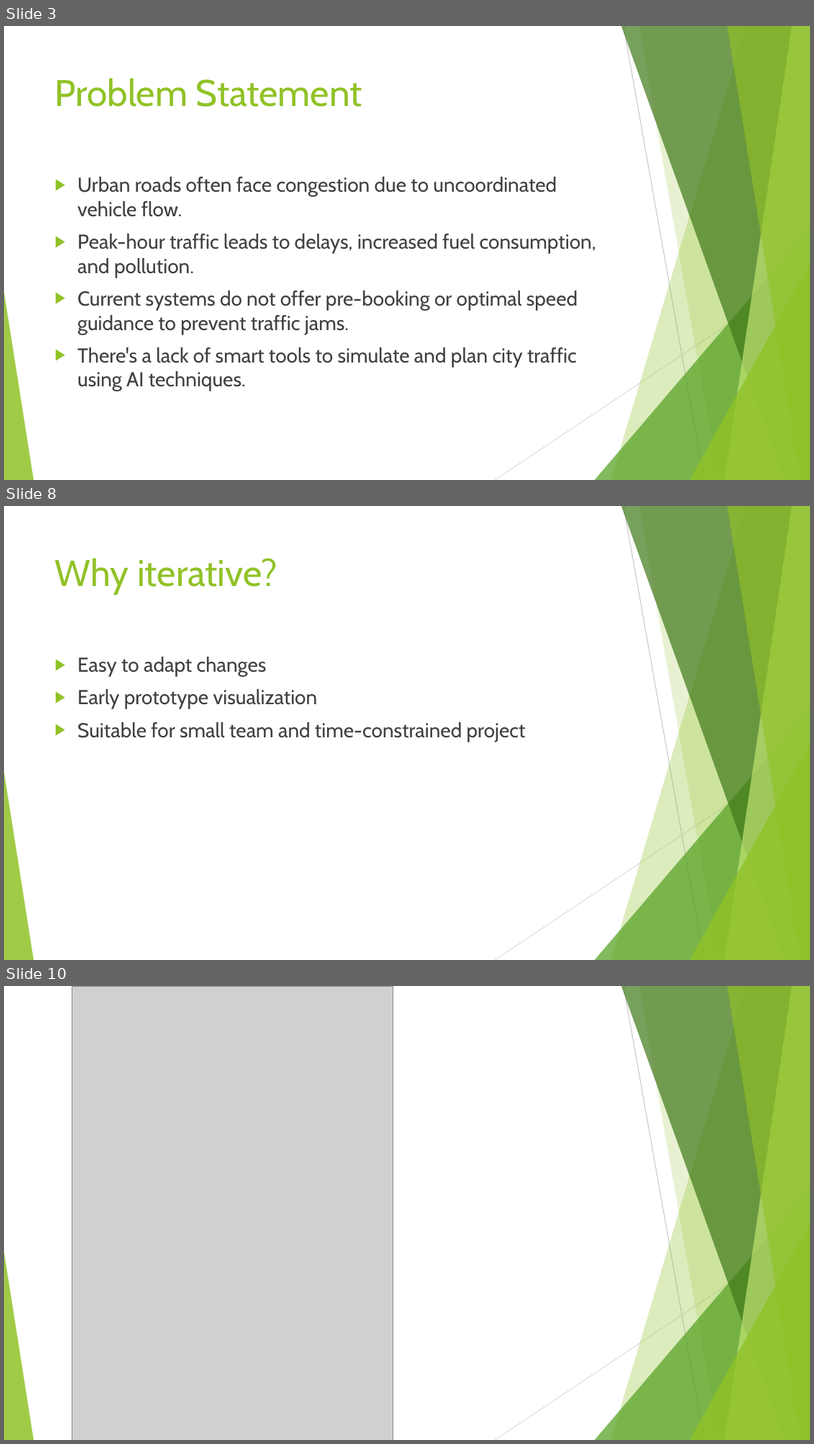
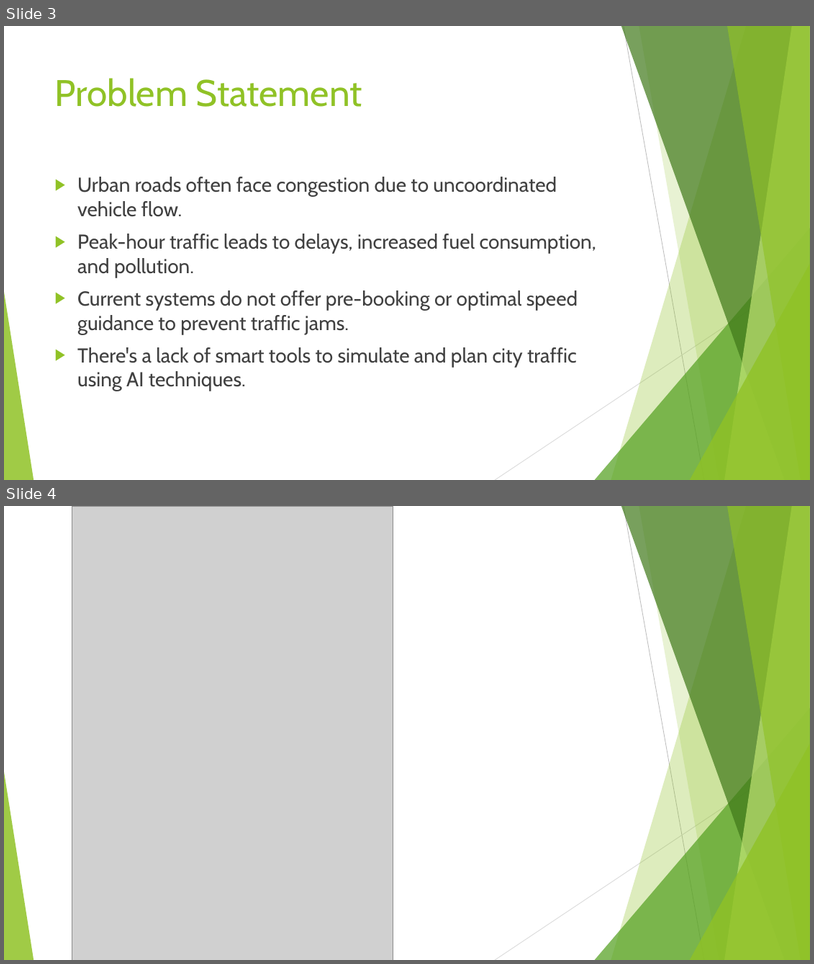
Before and after one commit to sanjaykn8/SE_MiniProject, a slide deck: SE_new.pptx. Shown one above the other, each under a label of ours: slides 3, 8 and 10 before the commit, slides 3 and 4 after it; the slides between them are not shown. The pictures are 814x1444 and 814x964 pixels, drawn with LibreOffice and Linux fonts; fonts in the diff are those of the drawing; grey boxes stand for pictures. Boxes give left, top, right and bottom in pixels: in the first picture for what was removed or moved away, otherwise in the second. Text is boxed around its words. In the diff, an @@ line names an element or a change of style, - is before the commit and + after.

```diff
--- a/SE_new.pptx
+++ b/SE_new.pptx
@@ slide 8 removed at (4,506,810,960), background #FFFFFF; not listed: 10 template elements that a slide beside it also shows @@
@@ title removed at (55,558,278,594) @@
-Why iterative?
@@ text removed at (77,656,526,741) @@
-▶ Easy to adapt changes
-▶ Early prototype visualization
-▶ Suitable for small team and time-constrained project
@@ what was slide 10 is now slide 4 @@
```
Also in this commit, not shown: 5 other slides removed.
